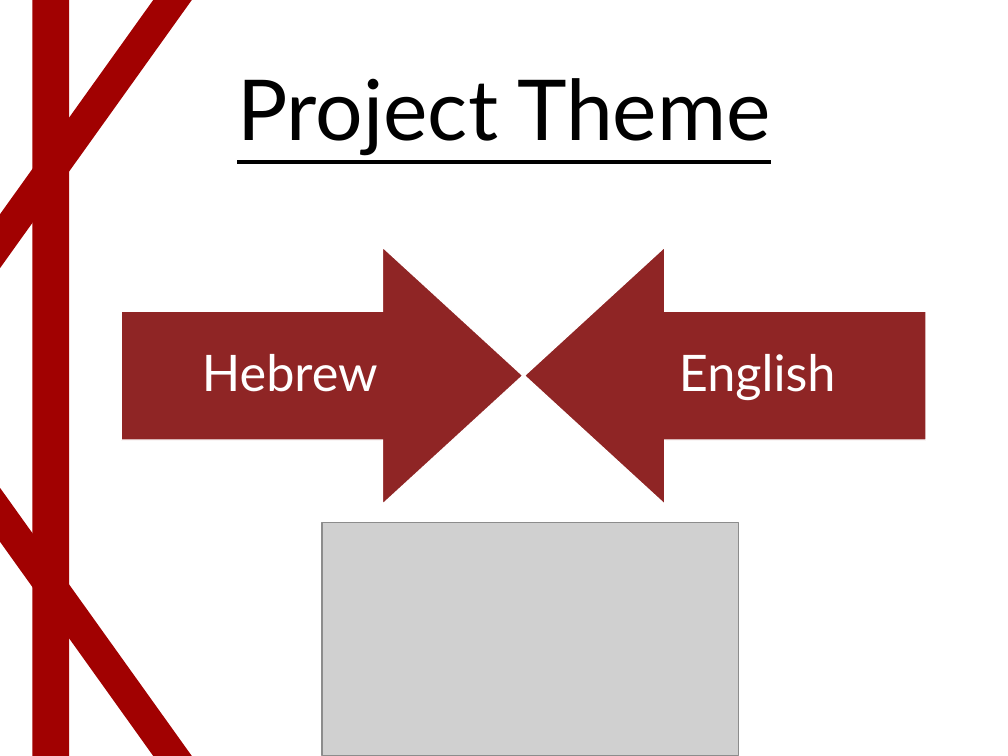
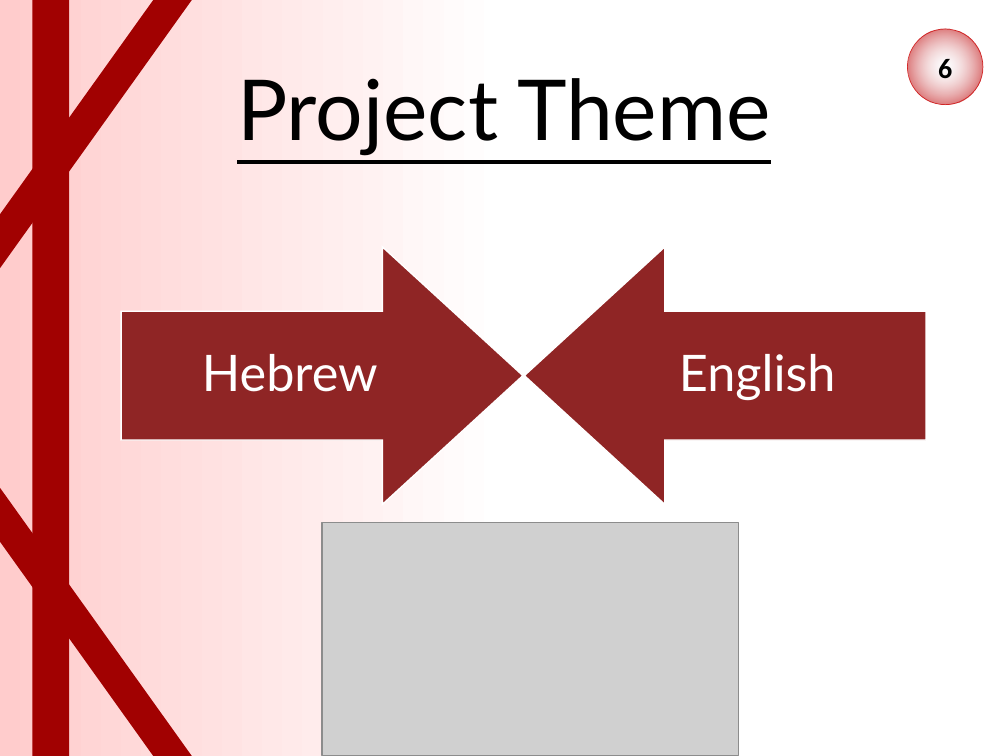
Before and after one commit to uriariel/Coeus, a slide deck: slide 6 of Presentation.pptx. Drawn at 1008x756 pixels with LibreOffice and Linux fonts; fonts in the diff are those of the drawing; grey boxes stand for pictures. Boxes give left, top, right and bottom in pixels: in the first picture for what was removed or moved away, otherwise in the second. Text is boxed around its words. In the diff, an @@ line names an element or a change of style, - is before the commit and + after.

Commit message:
Presentation background

```diff
--- a/Presentation.pptx
+++ b/Presentation.pptx
@@ background #FFFFFF to gradient #FFCCCC to #FFFFFF @@
@@ page number added at (907, 29, 983, 105), fill gradient #F6F8FC to #C00000, outline #CC0000 0.5 pt, 20 pt, text #000000, bold @@
+6
```
Also in this commit, not shown: 8 other slides changed.
